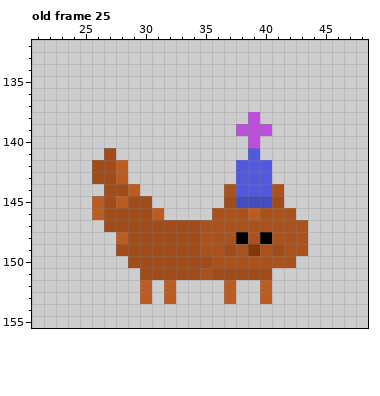
Pixel-art file -- Assets/Resources/Sprites/introduction/cat.aseprite. This is how it looked before the edit.
81x156 pixels, 26 frames. Colours within 5 levels of each other are drawn and written as one. Shown: old frame 25: x 21..48, y 132..155. The commit also changed other frames, which this record leaves out.
New version:
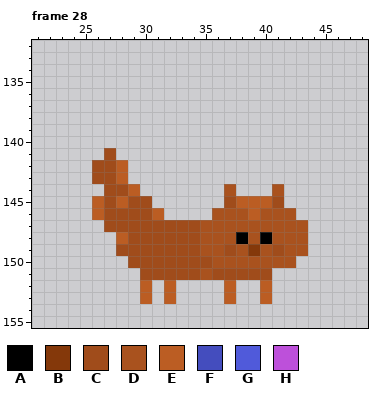
Palette (. is transparent): A #000000  B #84380a  C #a04c1b  D #a9521e  E #bb5d23  F #444dbe  G #505ada  H #bd50da
A new or re-ordered frame is compared with the old frame closest to it.
Changes in this commit:
frames 26 -> 29
--- frame 28 is new; against old frame 25, layer "cat"
@@ x 36..42 @@
 137 .......
-138 ...H...
-139 ..HHH..
-140 ...H...
-141 ...G...
-142 ..GGG..
-143 ..GGG..
-144 .DGGGD.
-145 .CFFFC.
+138 .......
+139 .......
+140 .......
+141 .......
+142 .......
+143 .......
+144 .D...D.
+145 .CEEEC.
 146 DDDEDDD
